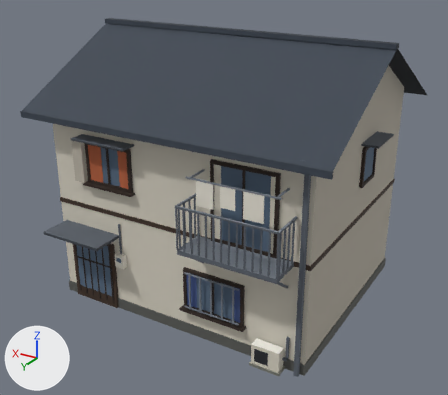
The FBX model Assets/Art/Models/Buildings/House_C.fbx as it was, and as the next commit left it.
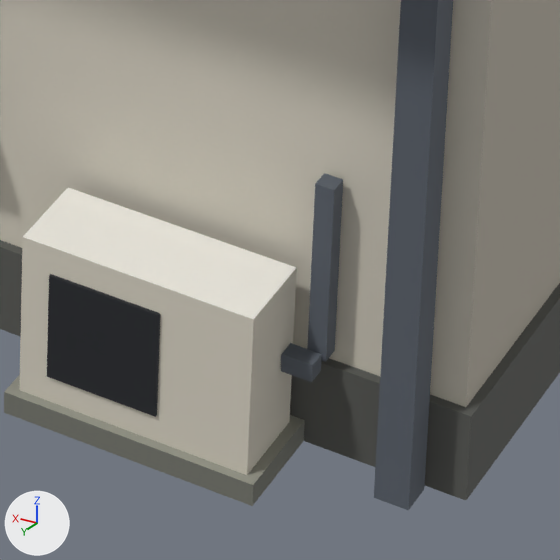
The first picture shows the older version from a camera (50 mm lens) standing at (-8.4, 11.42, 9.88) and looking at (-0.03, -2.52, 2.91). The close-ups show the older and then the newer version on the part from 55% to 70% of the width and 80% to 97% of the height of that picture. Only the edits that show in the close-ups are written down. Every picture has the same lights, and +X, +Y and +Z are marked at lower left. Where no turn or scale is listed for an object, it has been applied to the vertices. Vertices at exactly the same position are counted once.

The scene before the commit, as lines of its bpy script (objects in view):
```python
me_airconfan_002 = bpy.data.meshes.new('AirConFan.002')
me_airconfan_002.from_pydata(...)  # a box spanning x -2.98..-2.62, y 0.34..0.35, z 0.17..0.53
me_airconfan_002.materials.append(mat_km_palettemat)  # picture img_km_palette_png
me_footing_002 = bpy.data.meshes.new('Footing.002')
me_footing_002.from_pydata(...)  # a box spanning x -3.83..3.83, y -6.23..0.03, z 0.0..0.3
me_footing_002.materials.append(mat_km_palettemat)  # picture img_km_palette_png
me_pipes_002 = bpy.data.meshes.new('Pipes.002')
me_pipes_002.from_pydata(...)  # a box spanning x 1.68..1.72, y 0.01..0.05, z 1.79..2.69; a box spanning x -3.7..-3.6, y 0.04..0.15, z 0.0..5.6; a box spanning x -3.7..-3.6, y 0.1..0.4, z 5.5..5.6; a box spanning x -3.38..-3.28, y 0.09..0.15, z 0.32..0.38; a box spanning x -3.39..-3.33, y 0.02..0.08, z 0.35..0.95
me_pipes_002.materials.append(mat_km_palettemat)  # picture img_km_palette_png
ob_airconfan_002 = bpy.data.objects.new('AirConFan.002', me_airconfan_002)
ob_airconfan_002.location = (0.0, 0.0, 0.0)
ob_footing_002 = bpy.data.objects.new('Footing.002', me_footing_002)
ob_footing_002.location = (0.0, 0.0, 0.0)
ob_pipes_002 = bpy.data.objects.new('Pipes.002', me_pipes_002)
ob_pipes_002.location = (0.0, 0.0, 0.0)
# also in view: 'Body.002' at (0.0, -3.1, 2.9); 'AirCon.002' at (-2.9, 0.2, 0.35); 'AirConBase.002' at (-2.9, 0.2, 0.04)
```
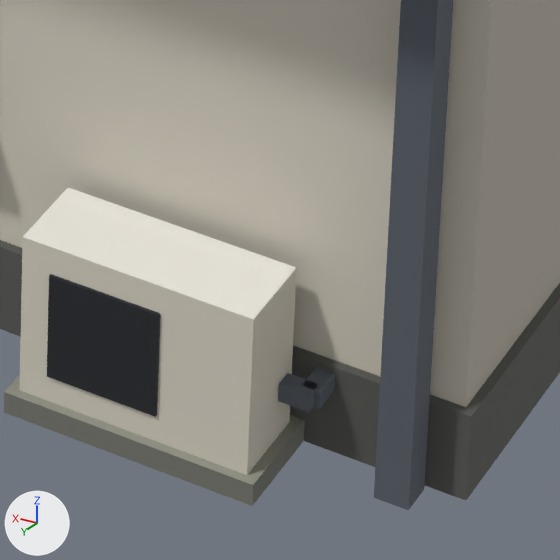
What changed in the scene script:
```text
Change me_pipes_002:
    used by ob_pipes_002; location = (0.0, 0.0, 0.0)
    remove me_pipes_002.from_pydata(...)  # 40 vertices, 30 faces; spans x -3.7..1.72, y 0.01..0.4, z 0.0..5.6
    add me_pipes_002.from_pydata(...)  # 40 vertices, 30 faces; spans x -3.7..1.72, y 0.0..0.4, z 0.0..5.6
    me_pipes_002 part 1: the loose piece of 8 vertices spanning x -3.38..-3.28, y 0.09..0.15, z 0.32..0.38 is moved by (0.0, 0.01, -0.1)
    me_pipes_002 part 2: the loose piece of 8 vertices spanning x -3.39..-3.33, y 0.02..0.08, z 0.35..0.95 is scaled about its middle by (1, 2.17, 0.1), then moved by (-0.01, 0.01, -0.4)
```

Where the change shows, as pixel boxes [x1, y1, x2, y2] in the close-ups (560 x 560 px; the box of a moved part takes in the faces that stretch with it):
'Pipes.002', reshaped
    before: [281, 0, 453, 510]
    after: [278, 0, 453, 510]
part 1 of me_pipes_002, moved or reshaped
    before: [281, 343, 322, 382]
    after: [278, 373, 317, 412]
part 2 of me_pipes_002, moved or reshaped
    before: [307, 173, 343, 362]
    after: [304, 367, 335, 409]
